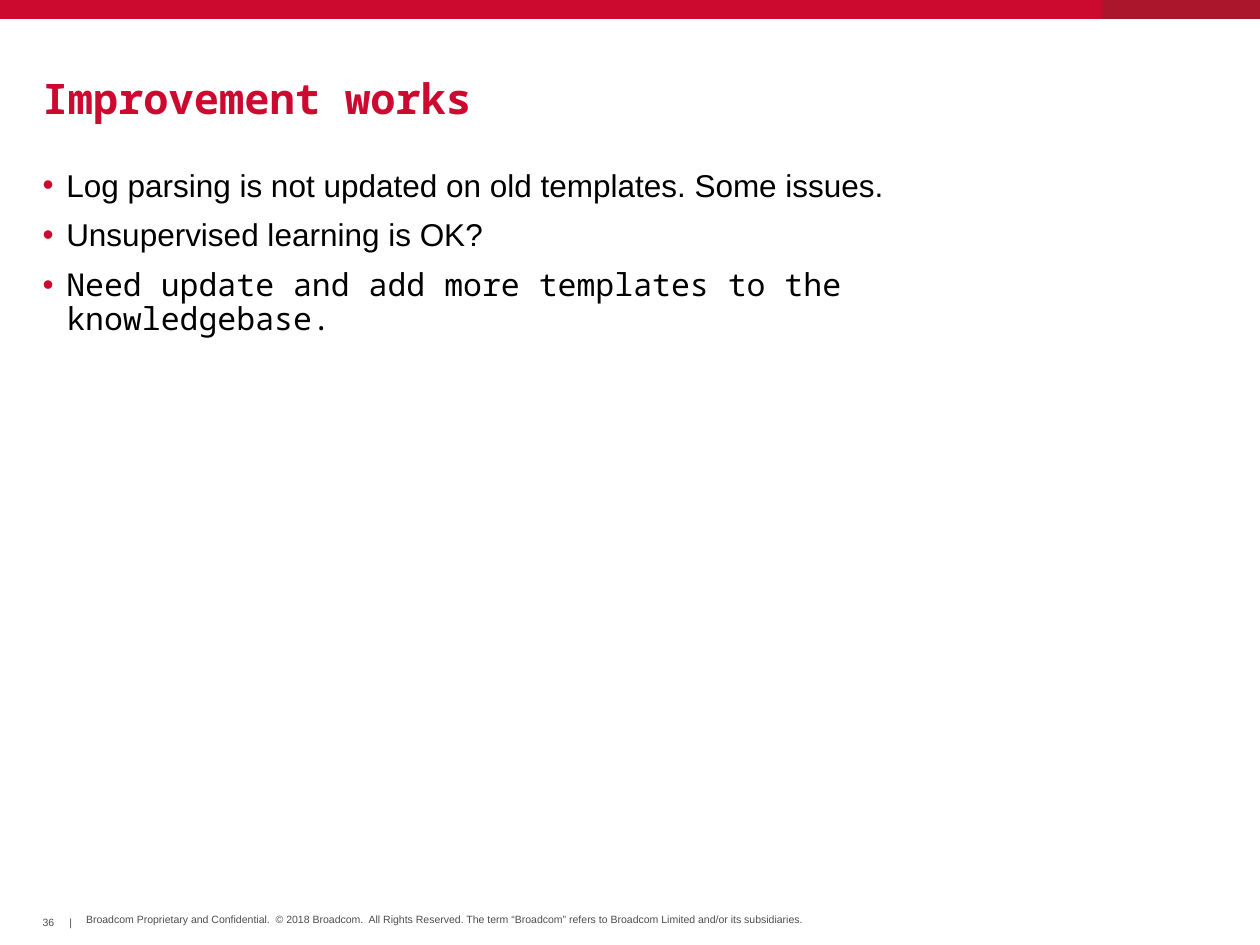
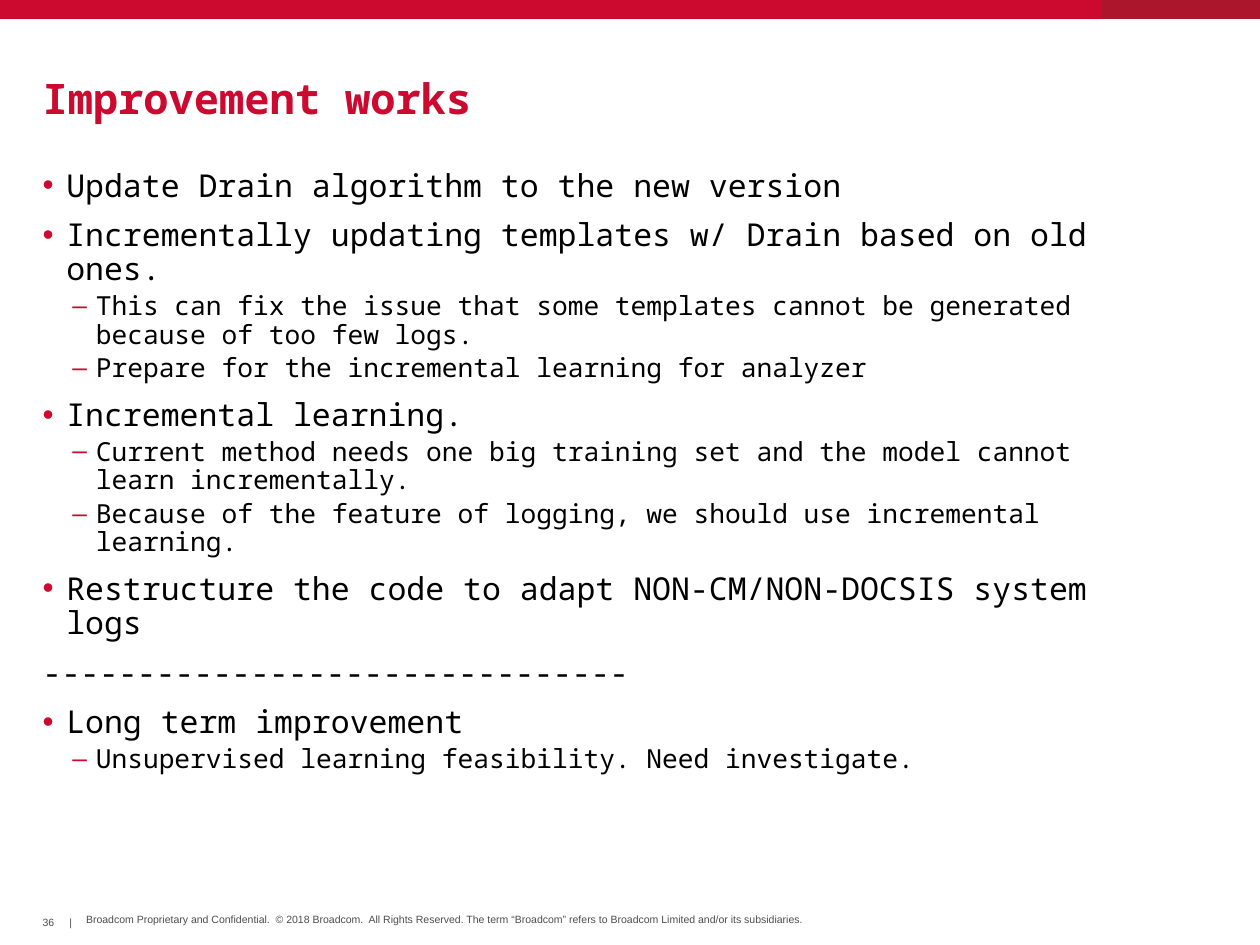
Before and after one commit to hayhan/loganalyzer, a slide deck: slide 36 of papers/LogAnalyzerIntro.pptx. Drawn at 1260x945 pixels with LibreOffice and Linux fonts; fonts in the diff are those of the drawing; background and template pictures are left out. Boxes give left, top, right and bottom in pixels: in the first picture for what was removed or moved away, otherwise in the second. Text is boxed around its words. In the diff, an @@ line names an element or a change of style, - is before the commit and + after.

Commit message:
update Drain2 and delete unused data file

```diff
--- a/papers/LogAnalyzerIntro.pptx
+++ b/papers/LogAnalyzerIntro.pptx
@@ text at <box>66,173,1087,741</box>: text changed; size 18 to 15 pt; font Arial to Noto Sans Mono @@
-• Log parsing is not updated on old templates. Some issues.
-• Unsupervised learning is OK?
-• Need update and add more templates to the knowledgebase.
+• Update Drain algorithm to the new version
+• Incrementally updating templates w/ Drain based on old ones.
+  – This can fix the issue that some templates cannot be generated because of too few logs.
+  – Prepare for the incremental learning for analyzer
+• Incremental learning.
+  – Current method needs one big training set and the model cannot learn incrementally.
+  – Because of the feature of logging, we should use incremental learning.
+• Restructure the code to adapt NON-CM/NON-DOCSIS system logs
+-------------------------------
+• Long term improvement
+  – Unsupervised learning feasibility. Need investigate.
```
Also in this commit, not shown: 7 other slides changed, 3 other files.
